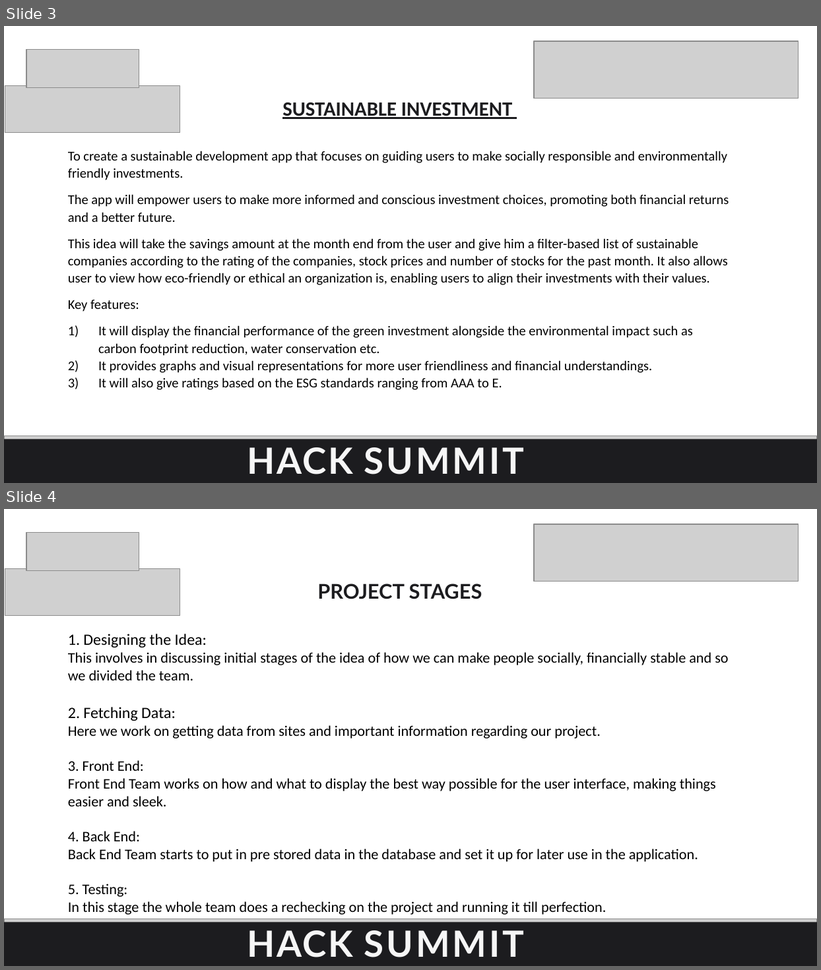
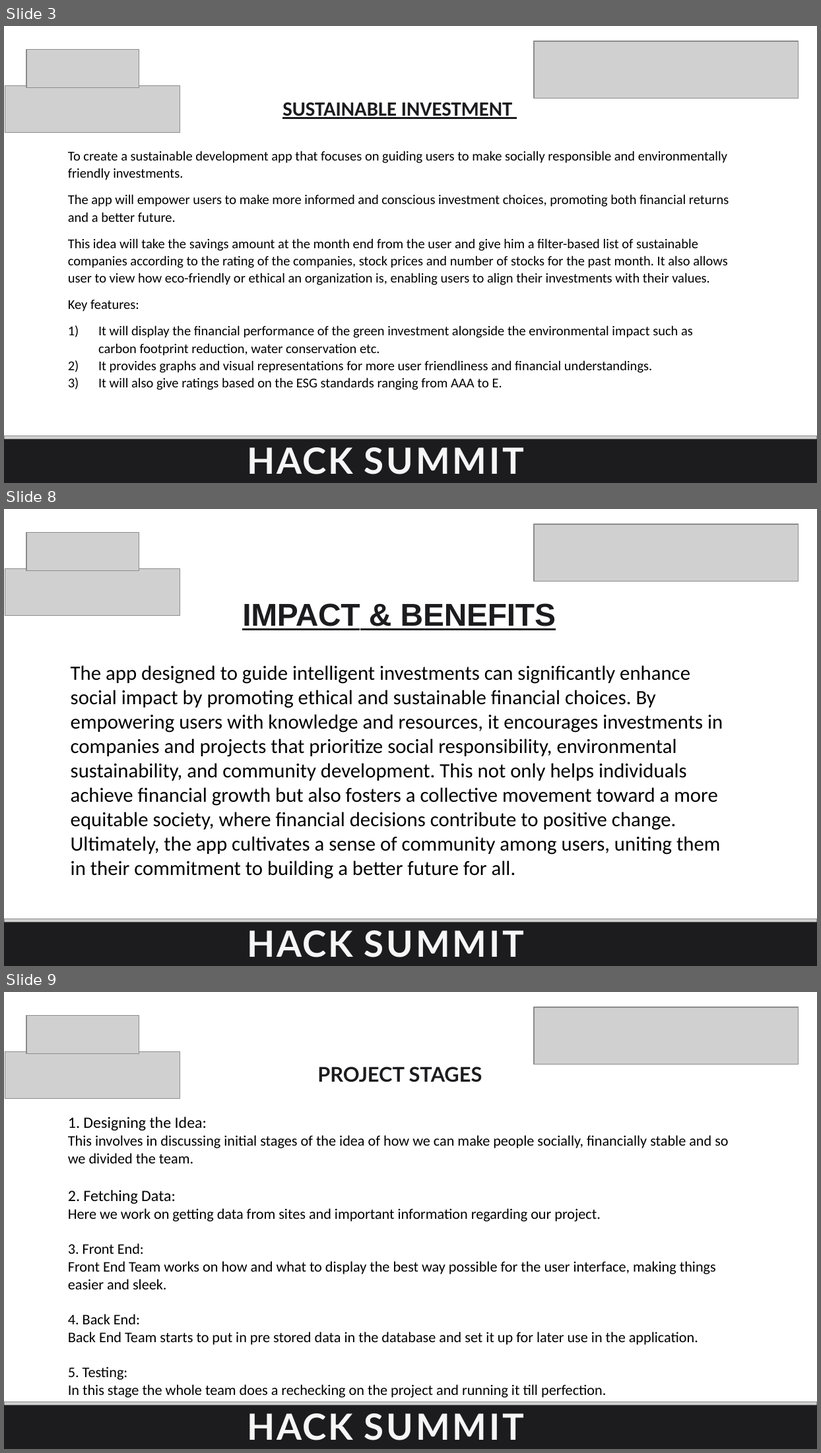
Before and after one commit to vihanvt/hackathon, a slide deck: hacksummit.pptx. Shown one above the other, each under a label of ours: slides 3 and 4 before the commit, slides 3, 8 and 9 after it; the slides between them are not shown. The pictures are 821x970 and 821x1453 pixels, drawn with LibreOffice and Linux fonts; fonts in the diff are those of the drawing; grey boxes stand for pictures; background and template pictures are left out. Boxes give left, top, right and bottom in pixels: in the first picture for what was removed or moved away, otherwise in the second. Text is boxed around its words. In the diff, an @@ line names an element or a change of style, - is before the commit and + after.

```diff
--- a/hacksummit.pptx
+++ b/hacksummit.pptx
@@ slide 8 added at (4, 509, 817, 966), background picture (left out) @@
@@ picture added at (534, 524, 799, 582) @@
@@ picture added at (26, 533, 139, 571) @@
@@ picture added at (5, 568, 180, 615) @@
@@ title added at (242, 603, 556, 630), 28 pt, text #1C1C1F, bold, underline @@
+IMPACT & BENEFITS
@@ subtitle added at (71, 665, 723, 879), 18 pt, text #000000 @@
+The app designed to guide intelligent investments can significantly enhance social impact by promoting ethical and sustainable financial choices. By empowering users with knowledge and resources, it encourages investments in companies and projects that prioritize social responsibility, environmental sustainability, and community development. This not only helps individuals achieve financial growth but also fosters a collective movement toward a more equitable society, where financial decisions contribute to positive change. Ultimately, the app cultivates a sense of community among users, uniting them in their commitment to building a better future for all.
@@ picture added at (4, 919, 817, 966) @@
@@ freeform shape added at (4, 922, 817, 966), fill #1C1C1F @@
@@ text added at (247, 931, 524, 958), 32 pt, text #F6F6F6, bold @@
+HACK SUMMIT ’24
@@ what was slide 4 is now slide 9 @@
```
Also in this commit, not shown: 4 other slides added.
